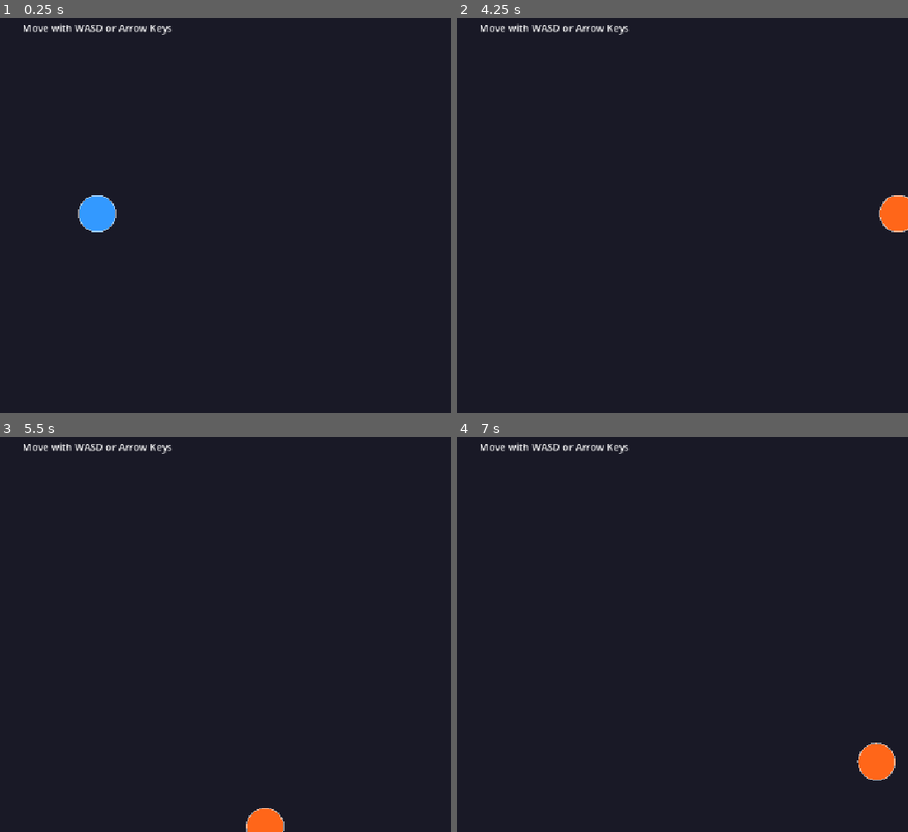
Above: before the commit, frames 1-4 (two rows, left to right).
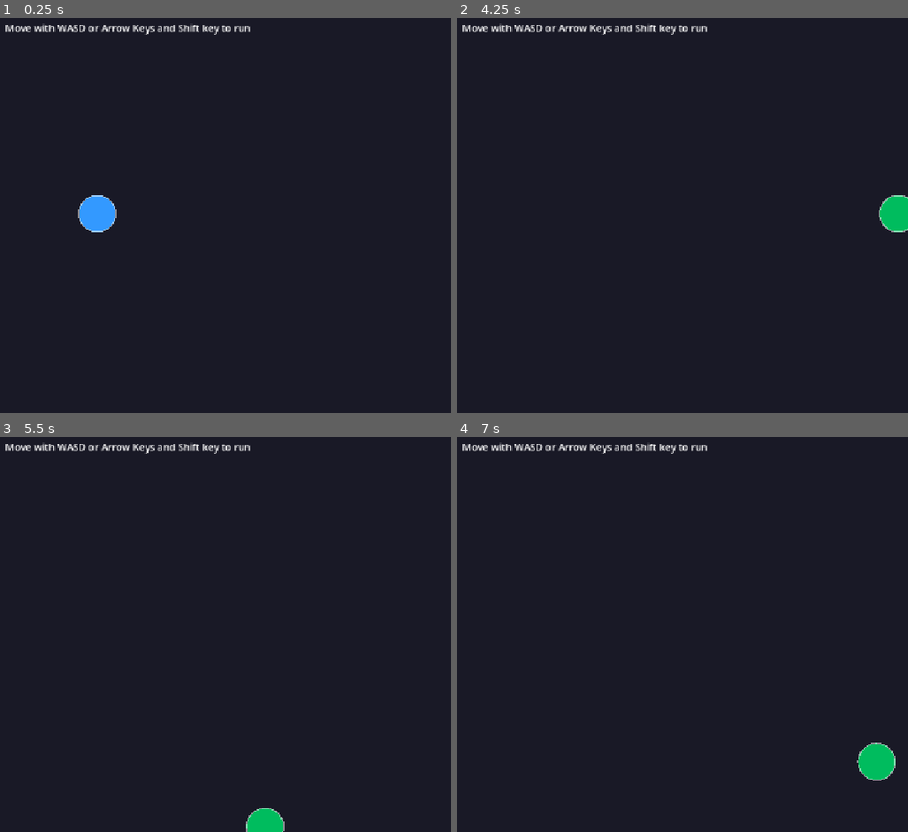
Above: after the commit, the same moments.

Repository: htoopyaelinn56/demo-godot
Game: Godot game, scene res://scenes/main.tscn
Two runs of this game, one before a commit and one after it. Both use one fixed random seed, a clock stepped at 60 frames per second and the inputs below.
Inputs:
- Up to frame 1 (0.25 s): no input
- Up to frame 2 (4.25 s): tap Enter at 0.5, 3.5 s; hold Right (ui_right) 0.53-1.28 s; hold Shift 0.53-1.28 s; hold Down (ui_down) 1.28-2.03 s; tap Shift at 1.35, 2.85 s; hold Right (ui_right) 2.03-2.78 s; hold Shift 2.03-2.78 s; tap Space at 2.75 s; hold Up (ui_up) 2.78-3.53 s; hold Left (ui_left) from 3.53 s (still down); hold Shift from 3.53 s (still down)
- Up to frame 3 (5.5 s): release Shift at 4.28 s; tap Shift at 4.35 s; release Left (ui_left) at 5.03 s; hold Down (ui_down) from 5.03 s (still down); hold Shift from 5.03 s (still down)
- Up to frame 4 (7 s): release Down (ui_down) at 5.78 s; release Shift at 5.78 s; hold Right (ui_right) 5.78-6.53 s; tap Shift at 5.85 s; tap Space at 6.5 s; hold Up (ui_up) from 6.53 s (still down); hold Shift from 6.53 s (still down)

The runs differ from the first frame. In frame 1, 0.7% of the frame differs, in the area x 1-56%, y 1-5%; in frame 2, 1.2%; in frame 3, 1.1%; in frame 4, 1.3%, in the area x 1-98%, y 1-87%.

Commit message:
feat: ability to run with "Shift" key

Diff:
--- a/scenes/main.tscn
+++ b/scenes/main.tscn
@@ -10,6 +10,8 @@
 anchors_preset = 15
 anchor_right = 1.0
 anchor_bottom = 1.0
+grow_horizontal = 2
+grow_vertical = 2
 color = Color(0.1, 0.1, 0.15, 1)
 
 [node name="Player" type="Node2D" parent="CanvasLayer" unique_id=492836168]
@@ -21,6 +23,8 @@
 anchors_preset = 15
 anchor_right = 1.0
 anchor_bottom = 1.0
+grow_horizontal = 2
+grow_vertical = 2
 mouse_filter = 2
 
 [node name="Label" type="Label" parent="CanvasLayer/UI" unique_id=713059449]
@@ -31,5 +35,5 @@
 offset_top = 10.0
 offset_right = 150.0
 offset_bottom = 40.0
-text = "Move with WASD or Arrow Keys"
+text = "Move with WASD or Arrow Keys and Shift key to run"
 horizontal_alignment = 1
--- a/scripts/player.gd
+++ b/scripts/player.gd
@@ -1,10 +1,11 @@
+@tool
 extends Node2D
 
 const SPEED = 300.0
 const BOOST_SPEED = 700.0
 const RADIUS = 30.0
 const CIRCLE_COLOR = Color(0.2, 0.6, 1.0)
-const BOOST_COLOR = Color(1.0, 0.4, 0.1)
+const BOOST_COLOR = Color(0.0, 0.738, 0.37, 1.0)
 const OUTLINE_COLOR = Color(1.0, 1.0, 1.0, 0.5)
 
 var _boosting := false
